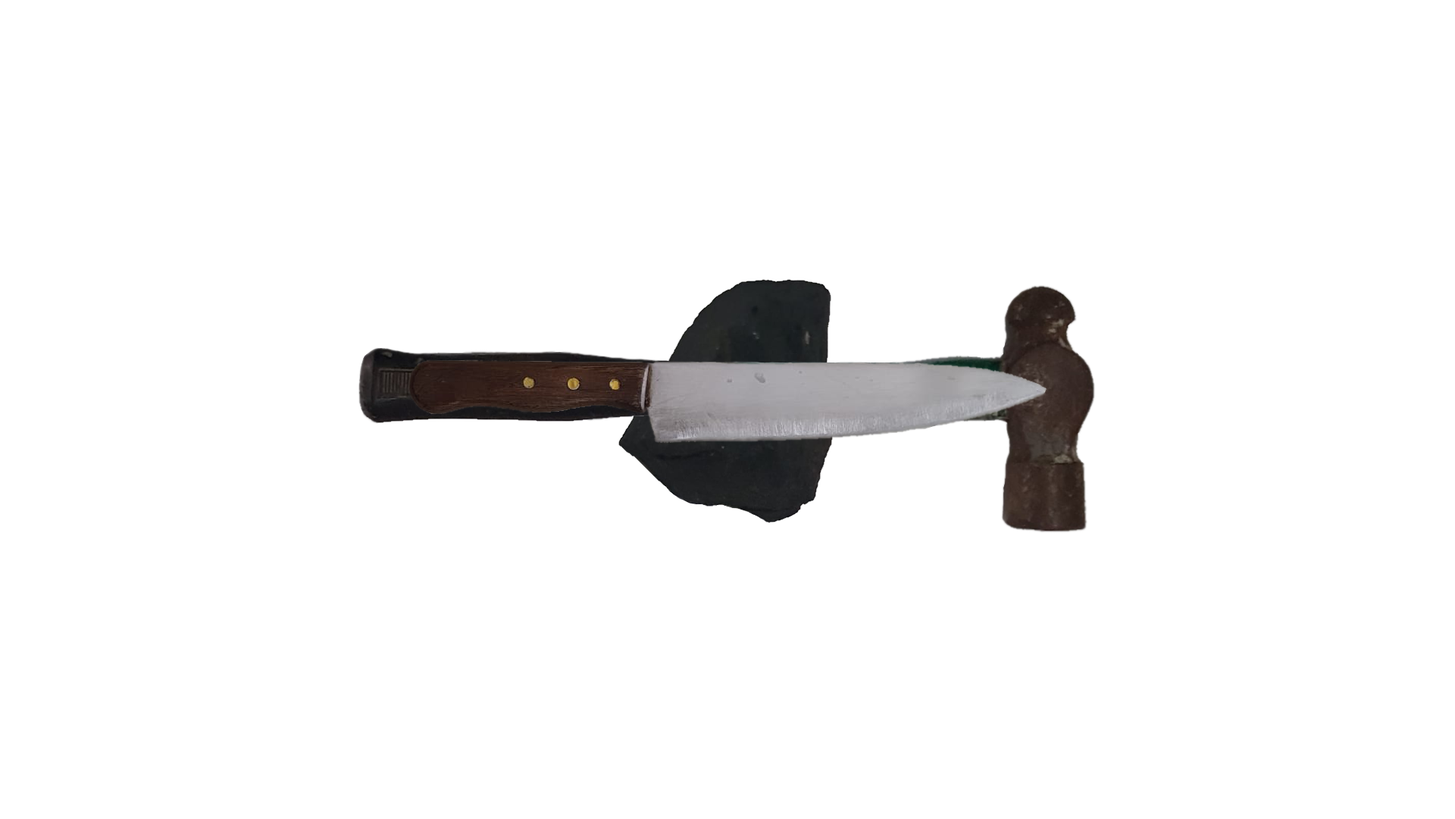
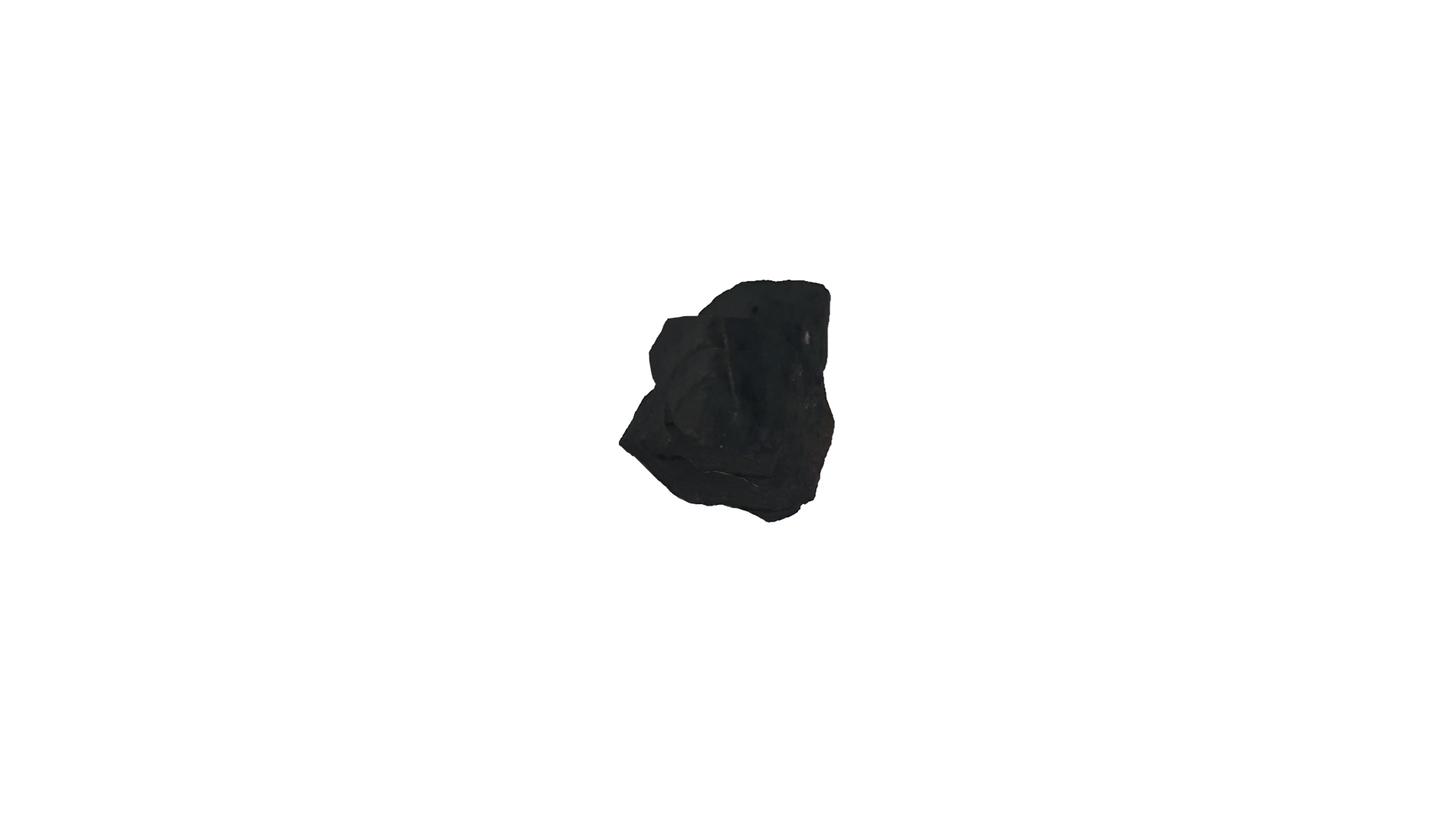
Revision of a layered 1455px x 819px image; what changed, layer by layer:
hid "Knife" over (407, 357, 1047, 444)
hid "Hammer" over (358, 285, 1097, 533)
added layer "Rock 3" above "Rock 2" over (666, 347, 788, 456)
added layer "Rock 2" above "Rock 1" over (648, 314, 806, 488)
